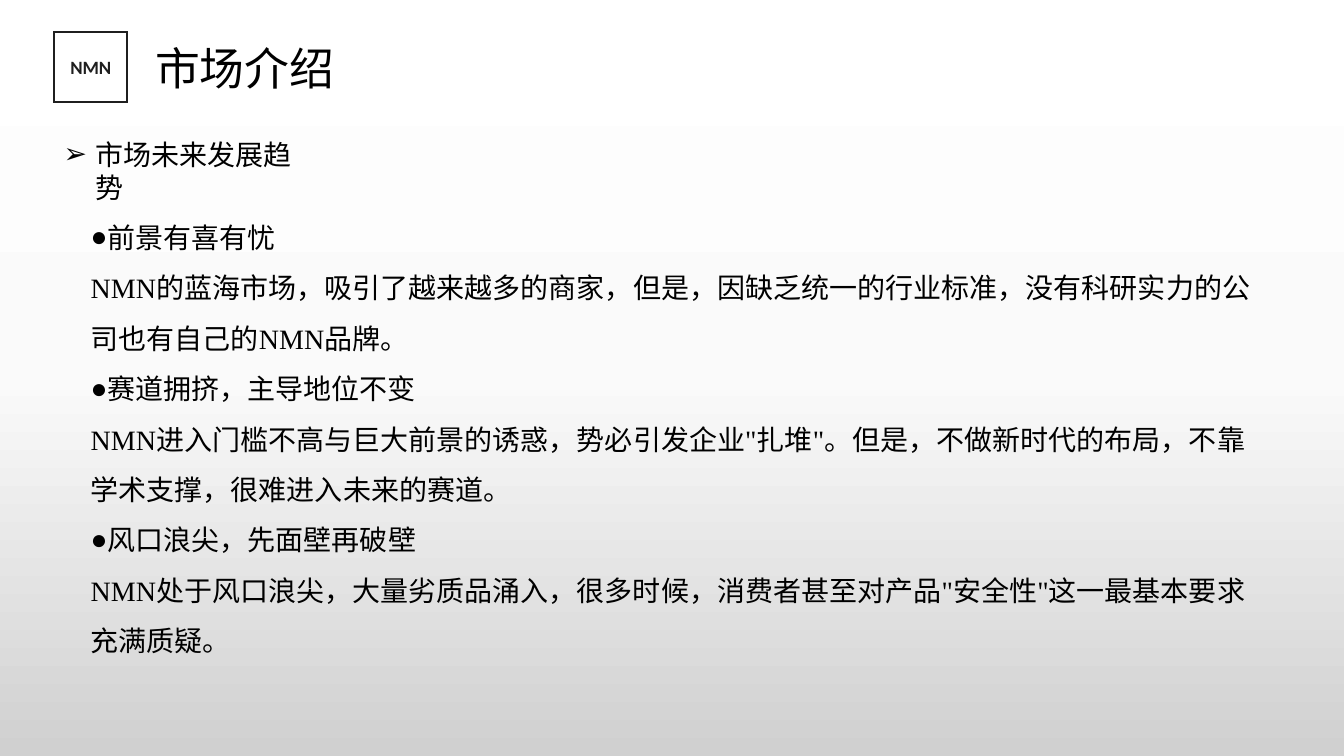
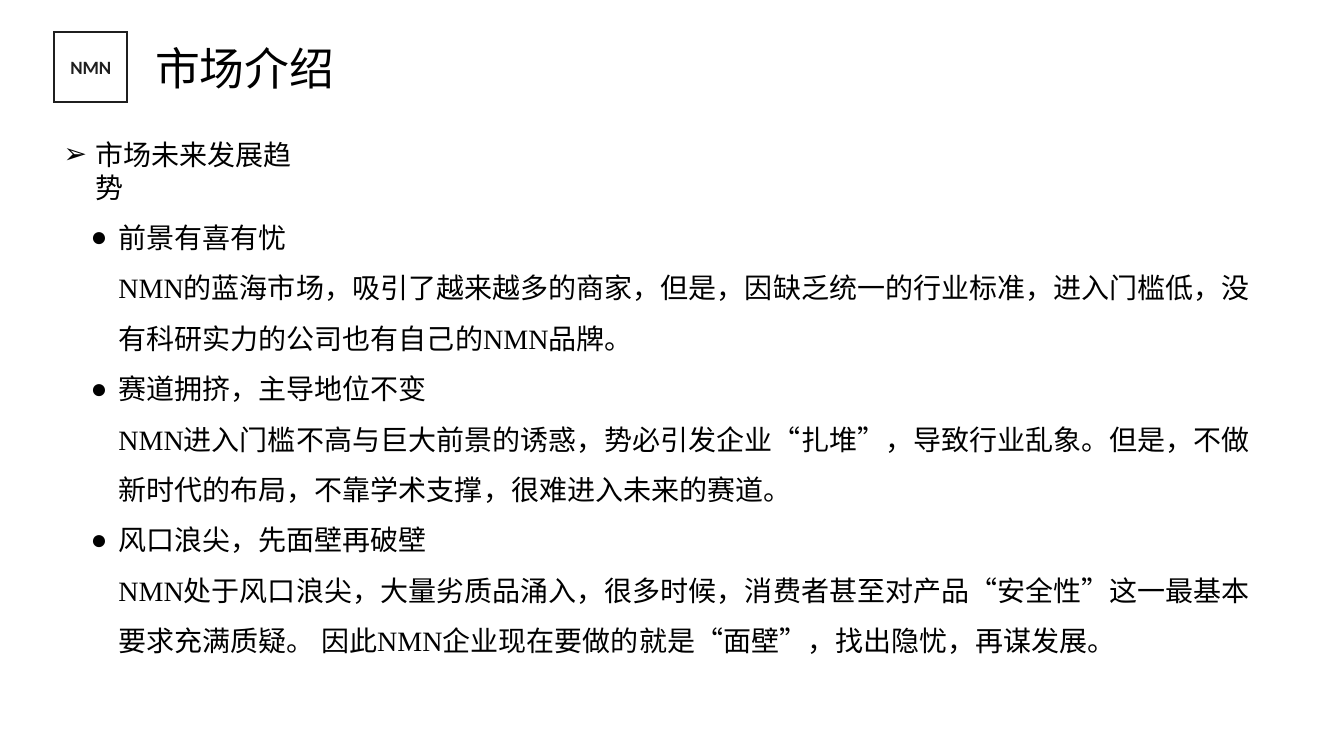
Before and after one commit to JuXue54/blockchain, a slide deck: slide 10 of temp/NMN商业计划书2.pptx. Drawn at 1344x756 pixels with LibreOffice and Linux fonts; fonts in the diff are those of the drawing; background and template pictures are left out. Boxes give left, top, right and bottom in pixels: in the first picture for what was removed or moved away, otherwise in the second. Text is boxed around its words. In the diff, an @@ line names an element or a change of style, - is before the commit and + after.

```diff
--- a/temp/NMN商业计划书2.pptx
+++ b/temp/NMN商业计划书2.pptx
@@ background gradient #FFFFFF to #FBFBFB to #D1D1D1 to #FFFFFF @@
@@ text at box(118, 224, 427, 553): indent changed @@
@@ text at box(118, 277, 1250, 352): text changed @@
-NMN的蓝海市场，吸引了越来越多的商家，但是，因缺乏统一的行业标准，没有科研实力的公司也有自己的NMN品牌。
+NMN的蓝海市场，吸引了越来越多的商家，但是，因缺乏统一的行业标准，进入门槛低，没有科研实力的公司也有自己的NMN品牌。
@@ text at box(118, 428, 1250, 503): text changed @@
-NMN进入门槛不高与巨大前景的诱惑，势必引发企业"扎堆"。但是，不做新时代的布局，不靠学术支撑，很难进入未来的赛道。
+NMN进入门槛不高与巨大前景的诱惑，势必引发企业“扎堆”，导致行业乱象。但是，不做新时代的布局，不靠学术支撑，很难进入未来的赛道。
@@ text at box(118, 579, 1249, 654): text changed @@
-NMN处于风口浪尖，大量劣质品涌入，很多时候，消费者甚至对产品"安全性"这一最基本要求充满质疑。
+NMN处于风口浪尖，大量劣质品涌入，很多时候，消费者甚至对产品“安全性”这一最基本要求充满质疑。 因此NMN企业现在要做的就是“面壁”，找出隐忧，再谋发展。
```
Also in this commit, not shown: 23 other slides changed, 2 slides added, 2 slides removed.
